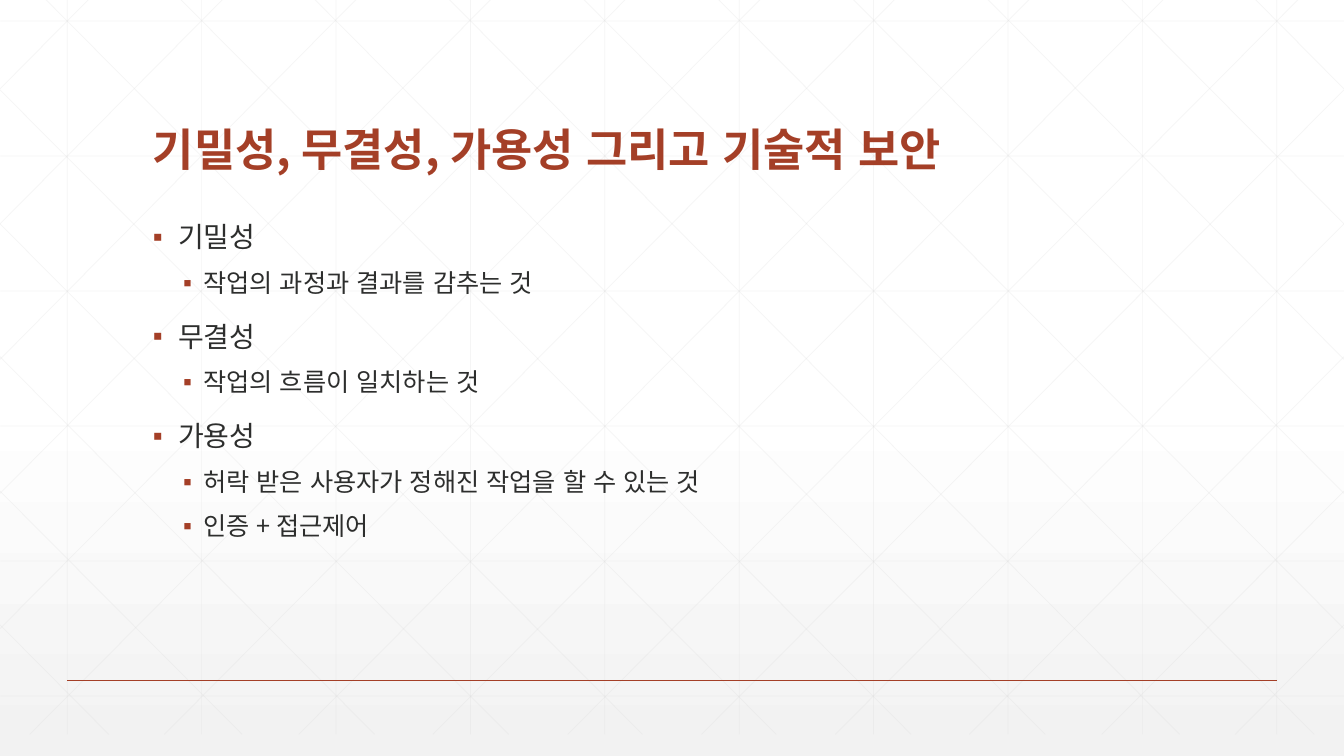
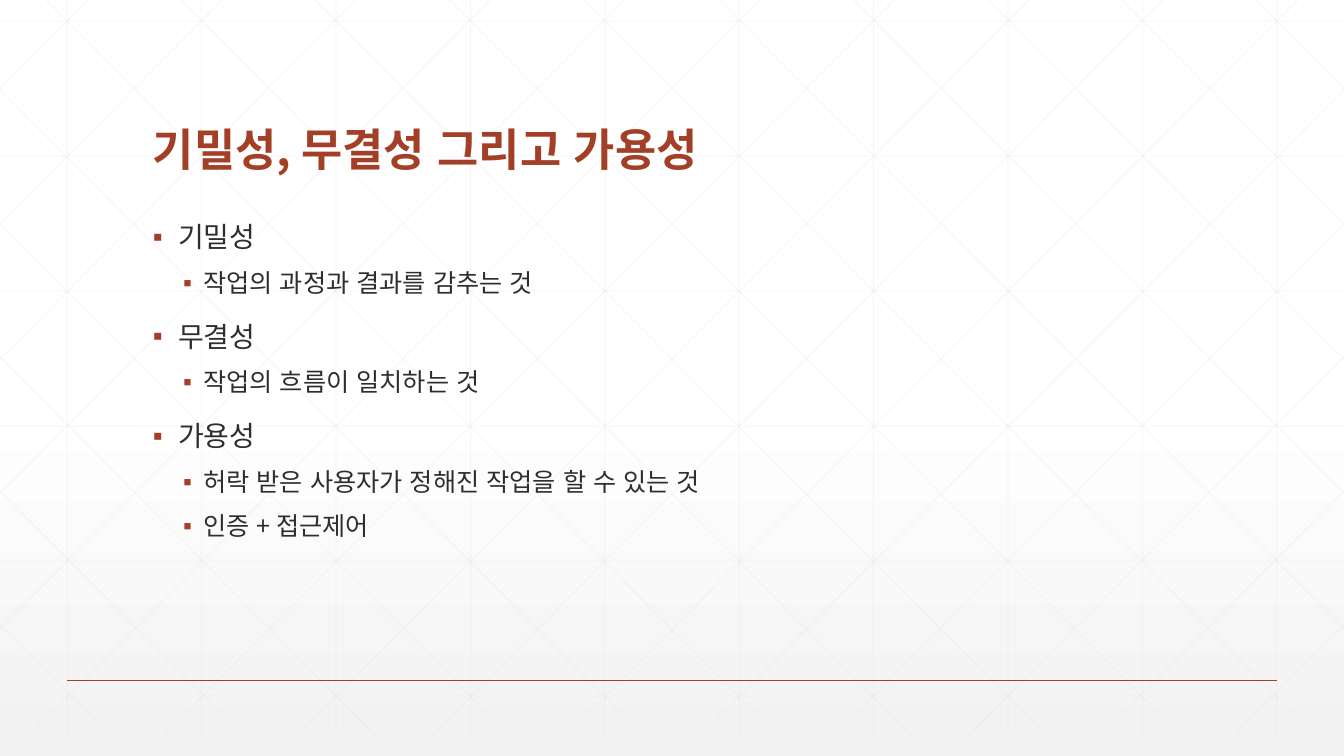
Before and after one commit to zeroshift01/code5, a slide deck: slide 3 of inflearn05/doc/5.인증과 접근제어 기능을 구현합니다..pptx. Drawn at 1344x756 pixels with LibreOffice and Linux fonts; fonts in the diff are those of the drawing. Boxes give left, top, right and bottom in pixels: in the first picture for what was removed or moved away, otherwise in the second. Text is boxed around its words. In the diff, an @@ line names an element or a change of style, - is before the commit and + after.

```diff
--- a/inflearn05/doc/5.인증과 접근제어 기능을 구현합니다..pptx
+++ b/inflearn05/doc/5.인증과 접근제어 기능을 구현합니다..pptx
@@ title at (153, 128, 698, 176): text changed @@
-기밀성, 무결성, 가용성 그리고 기술적 보안
+기밀성, 무결성 그리고 가용성
```
Also in this commit, not shown: 3 other slides changed, 3 other files.
